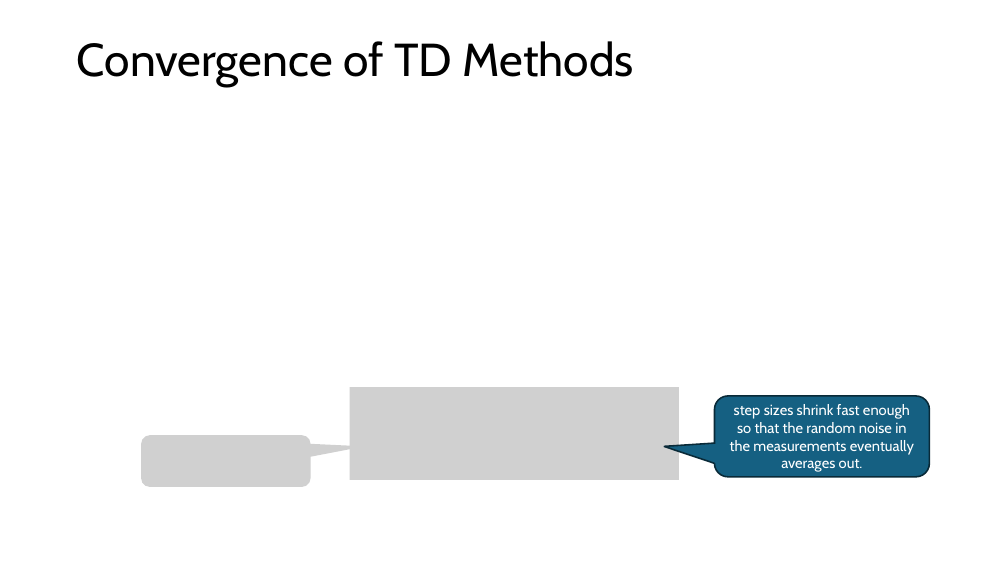
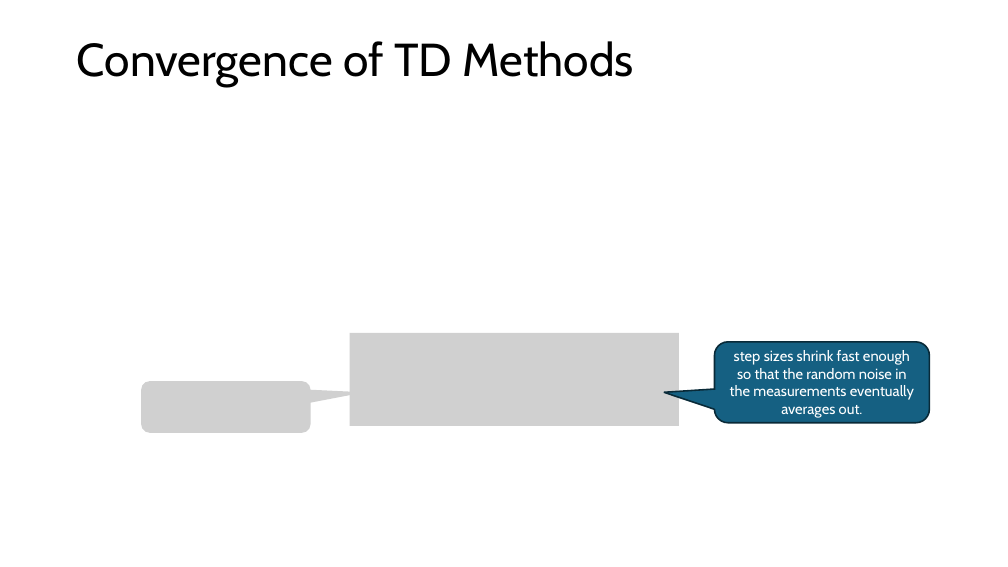
Before and after one commit to mhahsler/Introduction_to_Reinforcement_Learning, a slide deck: slide 9 of slides/Lecture_Chapter06.pptx. Drawn at 1008x567 pixels with LibreOffice and Linux fonts; fonts in the diff are those of the drawing; grey boxes stand for pictures. Boxes give left, top, right and bottom in pixels: in the first picture for what was removed or moved away, otherwise in the second. Text is boxed around its words. In the diff, an @@ line names an element or a change of style, - is before the commit and + after.

```diff
--- a/slides/Lecture_Chapter06.pptx
+++ b/slides/Lecture_Chapter06.pptx
@@ picture: place and size @@
-picture at [350,387,680,480]
+picture at [350,333,680,426]
@@ rounded speech box "step sizes shrink fast enough ...": place and size @@
-rounded speech box "step sizes shrink fast enough ..." at [715,396,929,477]
+rounded speech box "step sizes shrink fast enough ..." at [715,342,929,423]
@@ picture added at [141,381,311,433] @@
@@ picture removed at [141,436,311,487] @@
```
Also in this commit, not shown: 4 other files.
